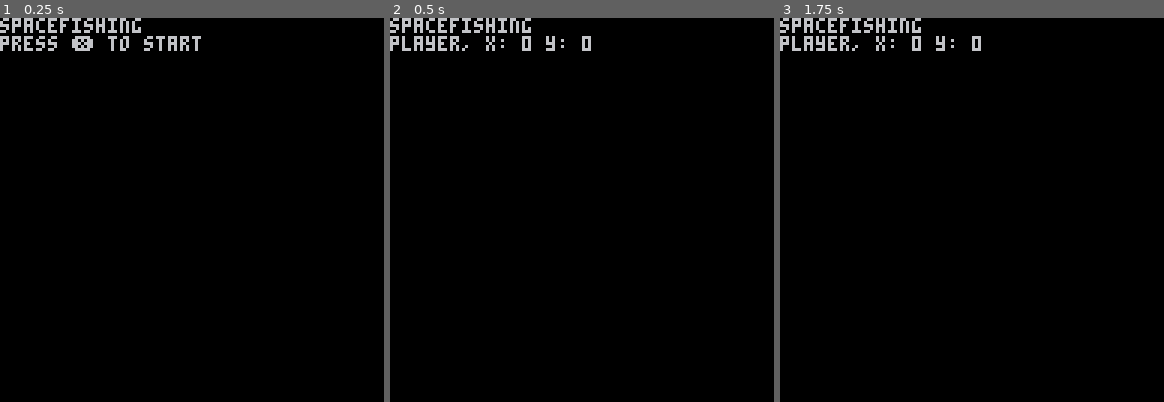
Above: before the commit, frames 1-3 (left to right).
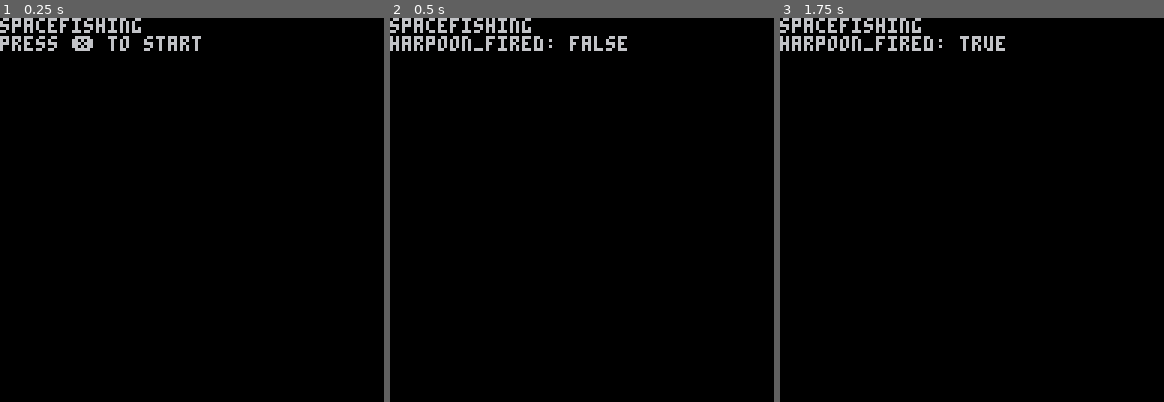
Above: after the commit, the same moments.

Repository: conner-calhoun/pico8
Game: PICO-8 cartridge spacefishing.p8
Same seed, same stepped clock (60 frames per second), same inputs: the game is played once before the commit and once after it.
Inputs:
- Up to frame 1 (0.25 s): no input
- Up to frame 2 (0.5 s): tap X (X key) at 0.33 s
- Up to frame 3 (1.75 s): tap O (Z key) at 0.7, 1.7 s; tap X (X key) at 1.07 s; hold Right from 1.6 s (still down)

Frame 1 is identical in both runs. In frame 2, 0.8% of the frame differs, in the area x 0-62%, y 4-9%; in frame 3, 0.8%.

Commit message:
add some harpoon code

Diff:
--- a/spacefishing.p8
+++ b/spacefishing.p8
@@ -24,6 +24,9 @@
 	health=3,
 	x=0,
 	y=0,
+	harpoon_fired=false,
+	harpoon_tick=0,
+	harpoon_cooldown=20,
 	active_sprite=0,
 	sprites={
 		idle=001
@@ -40,7 +43,40 @@
 
 function player:update()
 	-- do player stuff
-	print(self.name..', x: '..self.x..' y: '..self.y)
+	self:handle_keys()
+	self:harpoon_ctrl()
+end
+
+function player:draw()
+	print("harpoon_fired: "..tostring(self.harpoon_fired))
+end
+
+function player:handle_keys()
+	--harpoon fire controls
+	if (btnp(controls.left)) then
+		--fire left
+		self.harpoon_fired=true
+	elseif (btnp(controls.right)) then
+		--fire right
+		self.harpoon_fired=true
+	elseif (btnp(controls.up)) then
+		--fire up
+		self.harpoon_fired=true
+	elseif (btnp(controls.down)) then
+		--fire down
+		self.harpoon_fired=true
+	end
+end
+
+function player:harpoon_ctrl()
+	if (self.harpoon_fired==true) then
+		if (self.harpoon_tick == self.harpoon_cooldown) then
+			self.harpoon_fired=false
+			self.harpoon_tick=0
+		else
+			self.harpoon_tick+=1
+		end
+	end
 end
 
 -- stardine, a space fish
@@ -59,7 +95,7 @@
 function stardine:update()
 	print(self.name..', x: '..self.x..' y: '..self.y)
 end
-
+function stardine:draw() end
 function _init()
 	cls()
 	show_title()
@@ -83,6 +119,10 @@
 	-- iterate over gameobjects
 	-- and update them all
 	foreach(game_objects, function(obj) obj:update() end)
+end
+
+function _draw()
+	foreach(game_objects, function(obj) obj:draw() end)
 end
 
 function show_title()
